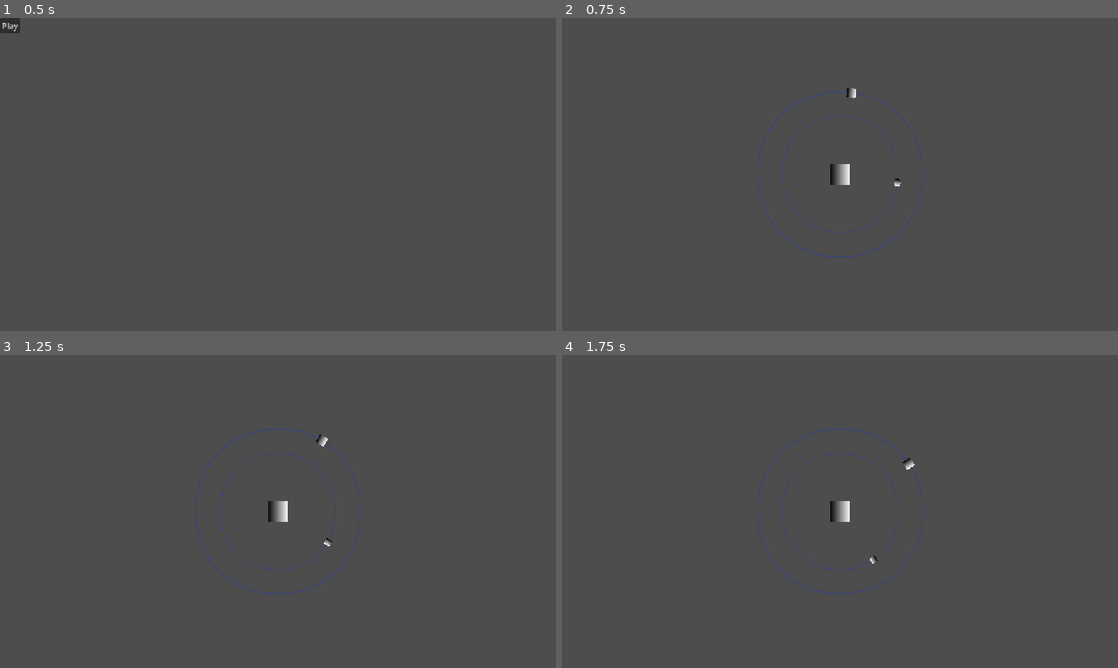
Above: before the commit, frames 1-4 (two rows, left to right).
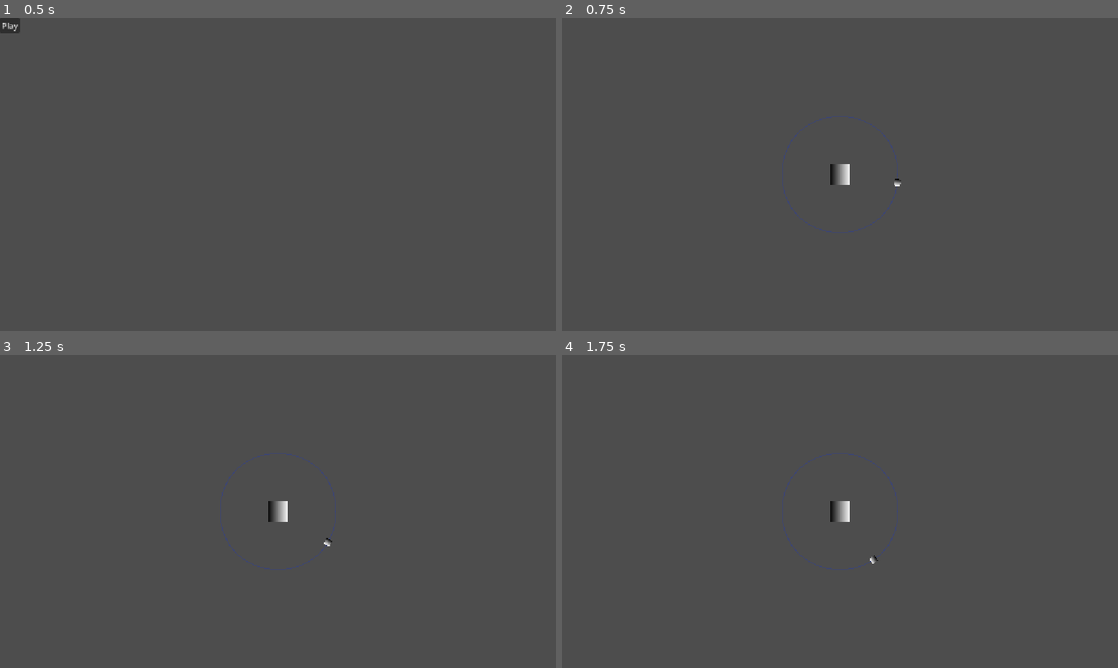
Above: after the commit, the same moments.

Repository: ChristusRegnat/Orbit
Game: Godot game, scene res://menu.tscn
Two runs of this game, one before a commit and one after it. Both use one fixed random seed, a clock stepped at 60 frames per second and the inputs below.
Inputs:
- Up to frame 1 (0.5 s): no input
- Up to frame 2 (0.75 s): click "Play" at 0.5 s
- Up to frame 3 (1.25 s): no input
- Up to frame 4 (1.75 s): no input

Frame 1 is identical in both runs. In frame 2, 0.4% of the frame differs, in the area x 35-65%, y 22-77%; in frame 3, 0.4%; in frame 4, 0.4%.

Commit message:
fix update
fixing whatever is wrong right now

Diff:
--- a/orbitus/game.tscn
+++ b/orbitus/game.tscn
@@ -56,24 +56,3 @@
 [node name="Planet1_Sprite" type="Sprite2D" parent="Path1/Path1_Follow/Planet1"]
 scale = Vector2(0.21, 0.21)
 texture = SubResource("GradientTexture2D_7jktm")
-
-[node name="Path2" type="Path2D" parent="."]
-scale = Vector2(1.42, 1.42)
-curve = SubResource("Curve2D_e2o6t")
-
-[node name="Path2_Trace" type="Line2D" parent="Path2"]
-script = ExtResource("2_e2o6t")
-
-[node name="Path2_Follow" type="PathFollow2D" parent="Path2"]
-position = Vector2(0, -120.000015)
-progress = 570.474
-script = ExtResource("1_80nbo")
-
-[node name="Planet2" type="StaticBody2D" parent="Path2/Path2_Follow"]
-
-[node name="Planet2_Collisions" type="CollisionShape2D" parent="Path2/Path2_Follow/Planet2"]
-shape = SubResource("CircleShape2D_feb5d")
-
-[node name="Planet2_Sprite" type="Sprite2D" parent="Path2/Path2_Follow/Planet2"]
-scale = Vector2(0.21, 0.21)
-texture = SubResource("GradientTexture2D_7jktm")
